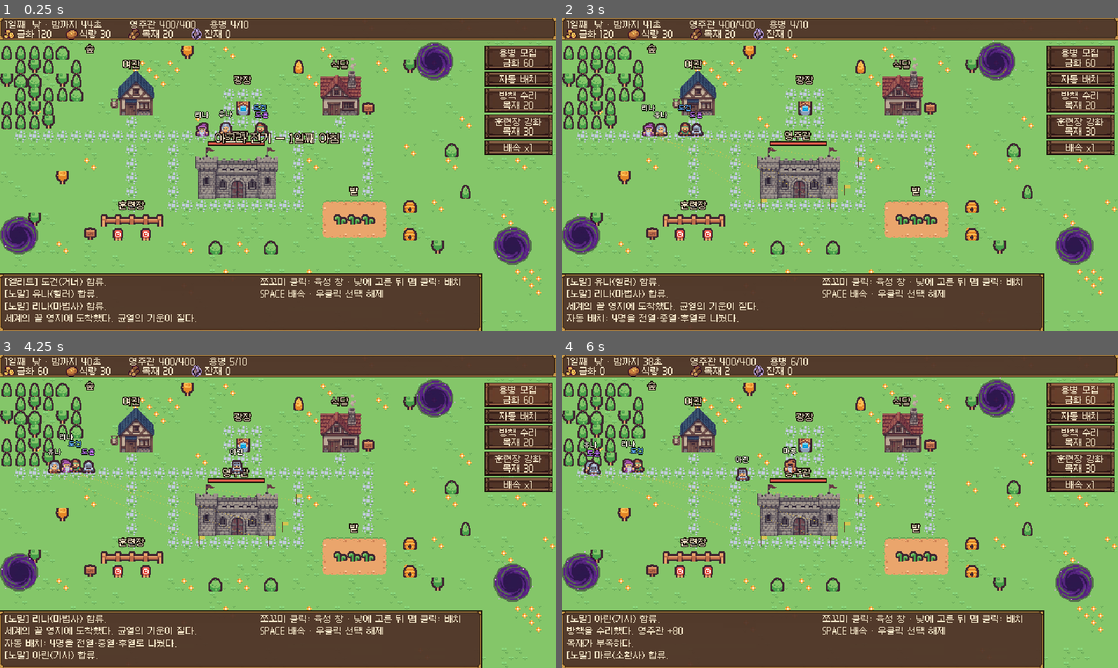
Above: before the commit, frames 1-4 (two rows, left to right).
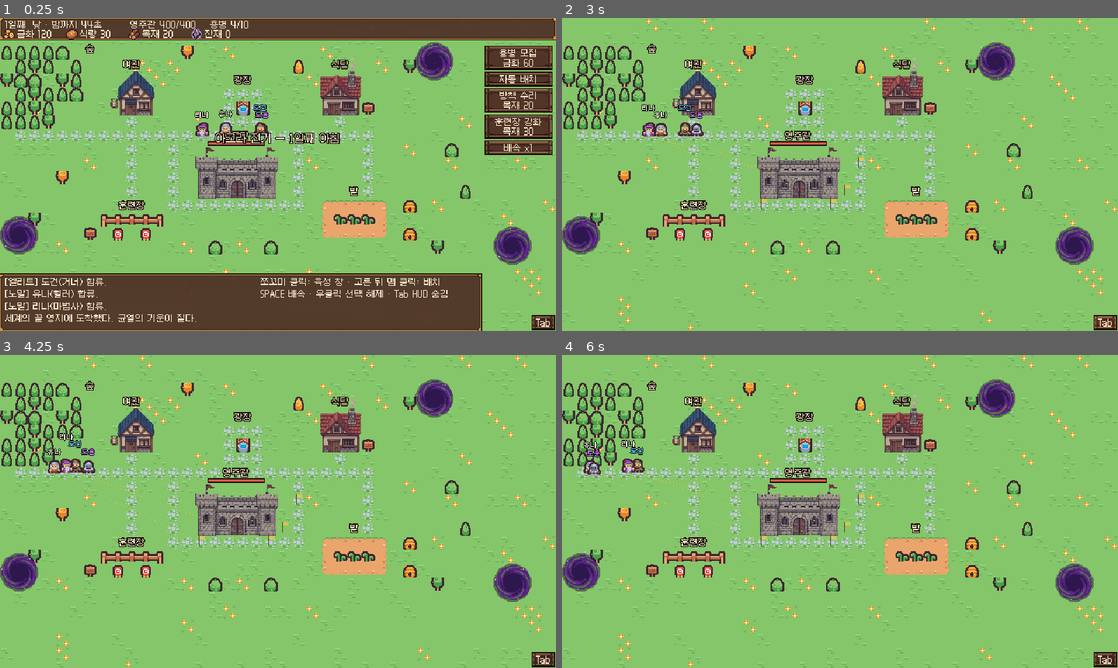
Above: after the commit, the same moments.

Repository: minjs-maxjs/game2
Game: Godot game, scene res://scenes/main.tscn
The game is run twice, just before and just after one commit, with the same random seed, the same clock (stepped at 60 frames per second) and the same inputs.
Inputs (mouse positions are in pixels of both pictures, inside the frame that each line leads up to):
- Up to frame 1 (0.25 s): no input
- Up to frame 2 (3 s): click "자동 배치" at 0.5 s; click "배속 x1" at 1.25 s; click "배속 x2" at 2 s; click (1106, 321) at 2.75 s, where only the run after the commit has a clickable "Tab"
- Up to frame 3 (4.25 s): click (517, 395) at 3.5 s, where only the run before the commit has a clickable "용병 모집 금화 60"
- Up to frame 4 (6 s): click (1079, 436) at 4.25 s, where only the run before the commit has a clickable "방책 수리 목재 20"; click (1079, 464) at 5 s, where only the run before the commit has a clickable "훈련장 강화 목재 30"; click (1079, 395) at 5.75 s, where only the run before the commit has a clickable "용병 모집 금화 60"

The runs differ from the first frame. In frame 1, 0.5% of the frame differs, in the area x 63-100%, y 83-100%; in frame 2, 27%; in frame 3, 27%; in frame 4, 28%, in the area x 0-100%, y 0-100%.

Commit message:
배치 보완: 성 위기 방어, 밤 배치, HUD 클릭 판정과 숨김
- 성 위기(영주관 둘레 5칸 안 마물 또는 3초 안 피격) 동안 배치를 떠나 성을 지킨다.
  내 교전 반경 안 마물이 먼저, 없으면 영주관 쪽 마물 중 가까운 것부터.
  전환·목표는 1.5초 유지해 왔다 갔다를 막고, 위기가 끝나면 담당 칸으로 복귀
- 밤에도 배치 지정·변경·해제. 밤에 쪼꼬미를 고르는 동안 0.2배속, 끝나면 고른 배속 복구
- 배치 거부를 HUD 띠 근사 대신 실제 마우스를 받는 컨트롤로 판정
- Tab 키·오른쪽 아래 버튼으로 HUD 숨김 (육성 창이 가린 자리에도 배치 가능)
- 테스트: 성 위기 이탈·복귀·왕복 없음, 밤 배치·이동·배속 복구, 우상단 배치

Co-Authored-By: Claude Opus 5.5 <noreply@anthropic.com>

Diff:
--- a/scripts/deployment.gd
+++ b/scripts/deployment.gd
@@ -1,5 +1,7 @@
 extends Node2D
-## 쪼꼬미별 배치: 낮 동안 쪼꼬미마다 지킬 칸(post_pos)을 정하고, 밤에는 그 칸에서 leash 안만 싸운다.
+## 쪼꼬미별 배치: 쪼꼬미마다 지킬 칸(post_pos)을 정하고, 밤에는 그 칸에서 leash 안만 싸운다.
+## - 낮·밤 언제든 배치할 수 있다. 밤에 쪼꼬미를 고르고 있는 동안은 시간이 NIGHT_EDIT_SPEED로 느려진다.
+## - 성 위기(영주관 가까이 마물, 또는 최근 피격)에는 배치를 잠시 떠나 영주관을 지킨다.
 ## - 수동 배치: 쪼꼬미를 고른 뒤 맵을 클릭 → 그 칸(16px 격자)에 배치. 같은 쪼꼬미를 다시 클릭하면 해제.
 ## - 자동 배치: 균열 → 영주관 길 위에 전열(근접) · 중열(소환) · 후열(원거리·광역·치유)로 고르게 나눈다.
 ## 마커(깃발 + 점선)는 낮 동안 모두, 밤에는 선택한 쪼꼬미 것만 보인다.
@@ -11,10 +13,22 @@
 ## 영주관 앞에서 균열 쪽으로 잰 열별 거리(px): 전열 · 중열 · 후열
 const ROW_DIST := [112.0, 80.0, 48.0]
 const ROW_OF_STYLE := {"melee": 0, "summon": 1}   # 나머지(ranged, aoe, heal)는 후열(2)
+## 성 위기: 영주관 둘레 CRISIS_TILES칸 안에 마물이 있거나, 최근 CRISIS_HIT_SECS초 안에 영주관이 맞았다.
+const CRISIS_TILES := 5
+const CRISIS_HIT_SECS := 3.0
+## 배치↔성 방어 전환, 성 방어 목표를 바꾼 뒤 최소 유지 시간 (왔다 갔다 방지)
+const SWITCH_HOLD := 1.5
+## 성 방어 중 "내 교전 반경" = 사거리 + 이만큼
+const ENGAGE_PAD := 16.0
+## 밤에 배치를 고치는 동안의 시간 배율
+const NIGHT_EDIT_SPEED := 0.2
 const FLAG := Color("e8c547")
 const POLE := Color("5a3a20")
 
 var game
+var hall_crisis := false
+var last_hall_hit := -999.0
+var _saved_speed := -1.0   # 느리게 하기 전 배속 (-1 = 느리게 하는 중 아님)
 
 
 func _ready() -> void:
@@ -22,7 +36,75 @@
 
 
 func _process(_delta: float) -> void:
+	update_crisis()
+	_update_slow()
 	queue_redraw()
+
+
+func _exit_tree() -> void:
+	if _saved_speed >= 0.0:
+		Engine.time_scale = _saved_speed
+
+
+# ------------------------------------------------------------------ 성 위기
+
+func note_hall_hit() -> void:
+	last_hall_hit = game.elapsed
+
+
+func update_crisis() -> void:
+	hall_crisis = game.is_night and (game.elapsed - last_hall_hit < CRISIS_HIT_SECS 		or hall_threat(game.hall_rect.get_center()) != null)
+
+
+## 영주관 테두리에서 p까지의 거리 (안쪽이면 0).
+func hall_dist(p: Vector2) -> float:
+	var r: Rect2 = game.hall_rect
+	return p.distance_to(p.clamp(r.position, r.end))
+
+
+## 영주관 둘레 CRISIS_TILES칸 안의 마물 중 from에 가장 가까운 것.
+func hall_threat(from: Vector2):
+	var best = null
+	var best_d := INF
+	for mo in game.monsters:
+		if not is_instance_valid(mo) or hall_dist(mo.position) > CRISIS_TILES * TILE:
+			continue
+		var d: float = mo.position.distance_to(from)
+		if d < best_d:
+			best_d = d
+			best = mo
+	return best
+
+
+# ------------------------------------------------------------------ 배속 (밤 배치 중 느리게)
+
+## 사용자가 고른 배속. 느리게 하는 중이면 끝난 뒤 돌아갈 값.
+func base_speed() -> float:
+	return _saved_speed if _saved_speed >= 0.0 else Engine.time_scale
+
+
+func set_base_speed(v: float) -> void:
+	if _saved_speed >= 0.0:
+		_saved_speed = v
+	else:
+		Engine.time_scale = v
+
+
+func is_slowed() -> bool:
+	return _saved_speed >= 0.0
+
+
+func _update_slow() -> void:
+	var want: bool = game.is_night and not game.game_over and game.selected != null and is_instance_valid(game.selected)
+	if want and _saved_speed < 0.0:
+		_saved_speed = Engine.time_scale
+		Engine.time_scale = NIGHT_EDIT_SPEED
+	elif not want and _saved_speed >= 0.0:
+		Engine.time_scale = _saved_speed
+		_saved_speed = -1.0
+
+
+# ------------------------------------------------------------------ 배치
 
 
 static func leash_px(style: String) -> float:
@@ -33,15 +115,30 @@
 	return Vector2(cell * TILE) + Vector2(TILE, TILE) * 0.5
 
 
-## 서 있을 수 있는 칸인가: HUD 띠·맵 밖·막힌 칸은 안 된다.
+## 서 있을 수 있는 칸인가: 맵 안이고 막히지 않은 칸.
 func is_placeable(p: Vector2) -> bool:
-	return p.y >= 27.0 and p.y <= 294.0 and Rect2(Vector2.ZERO, game.WORLD_SIZE).has_point(p) and game.is_walkable(p)
+	return Rect2(Vector2.ZERO, game.WORLD_SIZE).has_point(p) and game.is_walkable(p)
+
+
+## p에 마우스를 받는 HUD 컨트롤이 있는가 (보이는 것 중 mouse_filter가 IGNORE가 아닌 것).
+func ui_blocks(p: Vector2) -> bool:
+	return game.hud_root != null and _blocks(game.hud_root, p)
+
+
+func _blocks(c: Control, p: Vector2) -> bool:
+	for ch in c.get_children():
+		if ch is Control and ch.is_visible_in_tree():
+			if ch.mouse_filter != Control.MOUSE_FILTER_IGNORE and ch.get_global_rect().has_point(p):
+				return true
+			if _blocks(ch, p):
+				return true
+	return false
 
 
 ## 왼쪽 클릭 처리. 배치로 소비했으면 true (main은 선택을 바꾸지 않는다).
 func handle_click(p: Vector2, picked) -> bool:
 	var sel = game.selected
-	if game.is_night or sel == null or not is_instance_valid(sel):
+	if sel == null or not is_instance_valid(sel):
 		return false
 	if picked == sel:
 		if sel.post_pos == null:
@@ -51,19 +148,16 @@
 		return true
 	if picked != null:
 		return false   # 다른 쪼꼬미를 누르면 선택만 바뀐다
-	if not is_placeable(p):
+	if ui_blocks(p) or not is_placeable(p):
 		game.add_log("그곳에는 배치할 수 없다.")
 		return true
 	sel.post_pos = game.cell_of(p)
-	game.add_log("%s 배치. 밤에 이 자리를 지킨다." % sel.merc_name)
+	game.add_log("%s 배치. %s" % [sel.merc_name, "곧바로 그 자리로 간다." if game.is_night else "밤에 이 자리를 지킨다."])
 	return true
 
 
 ## 직업별 열 × 균열 길을 번갈아 고르게 채운다. 쓰러진 쪼꼬미도 자리는 받는다.
 func auto_deploy() -> void:
-	if game.is_night:
-		game.add_log("밤에는 배치를 바꿀 수 없다.")
-		return
 	var lanes: Array = []
 	for r in game.rifts:
 		lanes.append(_lane_points(r))
--- a/scripts/main.gd
+++ b/scripts/main.gd
@@ -69,6 +69,8 @@
 var font_l: FontFile
 
 var modulate_node: CanvasModulate
+var hud_root: Control      # HUD 전체 (배치 클릭이 UI에 막히는지 판정할 때 쓴다)
+var hud_body: Control      # Tab으로 숨기는 부분
 var hud_label: Label
 var res_labels: Array[Label] = []
 var info_label: Label
@@ -219,6 +221,7 @@
 	if game_over:
 		return
 	hall_hp -= amount
+	deployment.note_hall_hit()
 	if hall_hp <= 0.0:
 		hall_hp = 0.0
 		game_over = true
@@ -281,6 +284,8 @@
 			get_tree().reload_current_scene()
 		elif key.keycode == KEY_SPACE:
 			_on_speed()
+		elif key.keycode == KEY_TAB:
+			toggle_hud()
 		return
 	var mb := event as InputEventMouseButton
 	if mb == null or not mb.pressed:
@@ -529,8 +534,13 @@
 
 
 func _on_speed() -> void:
-	Engine.time_scale = 2.0 if Engine.time_scale < 1.5 else 1.0
-	speed_button.text = "배속 x%d" % int(Engine.time_scale)
+	deployment.set_base_speed(2.0 if deployment.base_speed() < 1.5 else 1.0)
+	speed_button.text = "배속 x%d" % int(deployment.base_speed())
+
+
+## Tab: HUD를 숨기면 맵 전체가 보이고 클릭된다 (선택은 유지되어 배치할 수 있다).
+func toggle_hud() -> void:
+	hud_body.visible = not hud_body.visible
 
 
 # ------------------------------------------------------------------ HUD
@@ -591,11 +601,20 @@
 func _build_hud() -> void:
 	var layer := CanvasLayer.new()
 	add_child(layer)
+	hud_root = Control.new()
+	hud_root.size = WORLD_SIZE
+	hud_root.mouse_filter = Control.MOUSE_FILTER_IGNORE
+	hud_root.theme = _make_theme()
+	layer.add_child(hud_root)
 	var root := Control.new()
 	root.size = WORLD_SIZE
 	root.mouse_filter = Control.MOUSE_FILTER_IGNORE
-	root.theme = _make_theme()
-	layer.add_child(root)
+	hud_root.add_child(root)
+	hud_body = root
+	var hide_btn := _add_button(hud_root, "Tab", toggle_hud)
+	hide_btn.position = Vector2(612, 342)
+	hide_btn.size = Vector2(26, 16)
+	hide_btn.tooltip_text = "HUD 숨김/보임"
 
 	var top := Panel.new()
 	top.position = Vector2(-1, -1)
@@ -694,8 +713,7 @@
 	if selected != null and is_instance_valid(selected):
 		info_label.text = selected.describe()
 	else:
-		info_label.text = "쪼꼬미 클릭: 육성 창 · 낮에 고른 뒤 맵 클릭: 배치
-SPACE 배속 · 우클릭 선택 해제"
+		info_label.text = "쪼꼬미 클릭: 육성 창 · 고른 뒤 맵 클릭: 배치\nSPACE 배속 · 우클릭 선택 해제 · Tab HUD 숨김"
 	_update_growth_panel()
 
 
--- a/scripts/mercenary.gd
+++ b/scripts/mercenary.gd
@@ -65,6 +65,10 @@
 var action := ""
 var ate := false
 var retreating := false   # 한번 후퇴하면 RETREAT_UNTIL까지 여관에 머문다
+var defending := false    # 성 위기로 배치를 떠나 영주관을 지키는 중
+var mode_lock := 0.0      # 배치↔성 방어를 바꾼 뒤 남은 유지 시간
+var night_target = null   # 성 방어 중 붙잡은 마물
+var target_lock := 0.0    # night_target을 유지할 남은 시간
 var target_pos := Vector2.ZERO
 var doing_time := 0.0
 var attack_cd := 0.0
@@ -345,7 +349,10 @@
 		return
 	if style() == "heal" and _try_heal(delta):
 		return
-	# 담당 칸에서 너무 멀어졌으면(밀림·길 우회) 먼저 돌아간다
+	if _update_defend(delta):
+		_defend_hall(delta)
+		return
+	# 담당 칸에서 너무 멀어졌으면(밀림·길 우회·성 방어 뒤) 먼저 돌아간다
 	if has_post() and position.distance_to(post_center()) > leash() + 8.0:
 		activity = "복귀"
 		_move_to(post_center(), delta)
@@ -357,13 +364,58 @@
 		if position.distance_to(guard) > 4.0:
 			_move_to(guard, delta)
 		return
+	_fight(target, delta)
+
+
+## 성 위기면 배치를 떠난다. 바꾼 뒤 SWITCH_HOLD초는 되돌리지 않는다 (왔다 갔다 방지).
+func _update_defend(delta: float) -> bool:
+	mode_lock = maxf(0.0, mode_lock - delta)
+	target_lock = maxf(0.0, target_lock - delta)
+	var want: bool = has_post() and game.deployment.hall_crisis
+	if want != defending and mode_lock <= 0.0:
+		defending = want
+		mode_lock = Deployment.SWITCH_HOLD
+		night_target = null
+	return defending
+
+
+## 성 방어: 내 교전 반경 안 마물이 먼저, 없으면 영주관 쪽 마물 중 나와 가까운 것부터.
+func _defend_hall(delta: float) -> void:
+	var t = night_target
+	if t == null or not is_instance_valid(t) or not game.monsters.has(t) or target_lock <= 0.0:
+		t = _nearest_monster(position, attack_range + Deployment.ENGAGE_PAD)
+		if t == null:
+			t = game.deployment.hall_threat(position)
+		night_target = t
+		target_lock = Deployment.SWITCH_HOLD if t != null else 0.0
+	if t == null:
+		activity = "성 방어"
+		var guard: Vector2 = game.buildings["hall"]["spot"] + guard_offset
+		if position.distance_to(guard) > 4.0:
+			_move_to(guard, delta)
+		return
+	_fight(t, delta)
+
+
+func _nearest_monster(from: Vector2, radius: float):
+	var best = null
+	var best_d := radius
+	for mo in game.monsters:
+		if is_instance_valid(mo) and mo.position.distance_to(from) <= best_d:
+			best_d = mo.position.distance_to(from)
+			best = mo
+	return best
+
+
+## 다가가서 친다. 배치돼 있고 성 방어 중이 아니면 leash 끝까지만 나간다.
+func _fight(target, delta: float) -> void:
 	var tpos: Vector2 = target.position
 	# 큰 마물(엘리트)은 몸이 큰 만큼 조금 떨어져서도 닿는다. 겹치지 않게.
 	var reach := attack_range + maxf(0.0, float(target.body_size) - 6.0)
 	if position.distance_to(tpos) > reach:
-		var goal := _leashed(tpos)
+		var goal := tpos if defending else _leashed(tpos)
 		if position.distance_to(goal) > 2.0:
-			activity = "돌격"
+			activity = "성 방어" if defending else "돌격"
 			_move_to(goal, delta)
 		else:
 			activity = "대기"   # leash 끝에서 마물이 다가오기를 기다린다
@@ -504,6 +556,9 @@
 
 func on_dawn() -> void:
 	retreating = false
+	defending = false
+	mode_lock = 0.0
+	night_target = null
 	clear_summons()
 	if downed:
 		downed = false
@@ -599,7 +654,7 @@
 	top -= mini(stack, 3) * 8
 	_label(f, merc_name, top - 5, name_col)
 	# 행동 이름은 선택했을 때와 위급 상태일 때만, 이름 위에 (겹침 방지)
-	if game.selected == self or activity in ["후퇴", "친구 구출", "배고픔", "치유"]:
+	if game.selected == self or activity in ["후퇴", "친구 구출", "배고픔", "치유", "성 방어"]:
 		_label(f, activity, top - 13, Color(1, 1, 1, 0.85))
 
 
--- a/tests/growth_test.gd
+++ b/tests/growth_test.gd
@@ -164,9 +164,13 @@
 	main.is_night = false
 	main.select(km)
 	var spot: Vector2 = main.buildings["hall"]["spot"] + Vector2(53, 5)
-	check(dep.handle_click(spot, null) and km.post_pos == main.cell_of(spot), "맵 클릭으로 배치 (칸 %s)" % [km.post_pos])
+	# 고르면 육성 창이 맵 오른쪽을 가린다 → 그 자리는 창이 클릭을 받는다
+	check(dep.handle_click(spot, null) and km.post_pos == null, "육성 창이 가린 곳은 배치 거부")
+	main.toggle_hud()
+	check(dep.handle_click(spot, null) and km.post_pos == main.cell_of(spot), "HUD를 숨기면 그 자리에 배치 (칸 %s)" % [km.post_pos])
+	main.toggle_hud()
 	var cell = km.post_pos
-	check(dep.handle_click(Vector2(100, 10), null) and km.post_pos == cell, "HUD 띠는 배치 거부")
+	check(dep.handle_click(Vector2(100, 10), null) and km.post_pos == cell, "HUD 윗줄(보일 때)은 배치 거부")
 	check(dep.handle_click(main.buildings["hall"]["pos"], null) and km.post_pos == cell, "건물(막힌 칸)은 배치 거부")
 	check(dep.handle_click(km.position, km) and km.post_pos == null, "같은 쪼꼬미를 다시 누르면 배치 해제")
 
@@ -229,6 +233,74 @@
 	check(all_ok and cells.size() == main.mercs.size(), "자동 배치: %d명 모두 서로 다른 빈 칸" % main.mercs.size())
 	check(front > back, "자동 배치: 전열이 후열보다 앞 (전열 %.0f · 후열 %.0f)" % [front, back])
 
+	# 13) (c) 우상단: 오른쪽 메뉴 버튼 밑 칸은 HUD가 보이면 거부, 숨기면 배치. 메뉴 아래 빈 곳은 그냥 배치
+	main.select(km)
+	var tr_cell: Vector2i = dep._free_cell(Vector2(596, 44), {})
+	var tr: Vector2 = dep.cell_center(tr_cell)
+	km.post_pos = null
+	check(dep.ui_blocks(tr) and dep.handle_click(tr, null) and km.post_pos == null, "우상단 메뉴 버튼 위는 거부 (%s)" % tr)
+	main.toggle_hud()
+	check(dep.handle_click(tr, null) and km.post_pos == tr_cell, "HUD를 숨기면 우상단 %s 배치" % tr_cell)
+	main.toggle_hud()
+	var free_tr: Vector2 = dep.cell_center(dep._free_cell(Vector2(600, 200), {}))
+	check(not dep.ui_blocks(free_tr) and dep.handle_click(free_tr, null) and km.post_pos == main.cell_of(free_tr), "메뉴 아래 빈 곳 %s 은 HUD가 보여도 배치" % free_tr)
+
+	# 14) (b) 밤에도 배치: 지정하면 그 칸으로 길을 찾아 간다. 고르는 동안 시간은 0.2배, 배속은 끝나면 복구
+	main.is_night = true
+	main.monsters.clear()
+	var night_post: Vector2 = dep.cell_center(dep._free_cell(Vector2(120, 190), {}))
+	check(dep.handle_click(night_post, null) and km.post_pos == main.cell_of(night_post), "밤에 배치 지정 성공")
+	var d0: float = km.position.distance_to(night_post)
+	for i in 240:
+		km._night(1.0 / 60.0)
+	check(km.position.distance_to(night_post) < d0 - 30.0, "밤 배치 칸으로 이동 (%.0f → %.0f)" % [d0, km.position.distance_to(night_post)])
+	Engine.time_scale = 1.0
+	dep._update_slow()
+	check(is_equal_approx(Engine.time_scale, dep.NIGHT_EDIT_SPEED), "밤에 고르는 동안 0.2배속")
+	main._on_speed()
+	check(is_equal_approx(Engine.time_scale, dep.NIGHT_EDIT_SPEED) and is_equal_approx(dep.base_speed(), 2.0), "느린 동안 배속 버튼은 돌아갈 배속만 바꾼다")
+	main.select(null)
+	dep._update_slow()
+	check(is_equal_approx(Engine.time_scale, 2.0), "선택을 풀면 고른 배속(x2)으로 복구")
+	main._on_speed()
+	Engine.time_scale = 1.0
+
+	# 15) (a) 성 위기: 영주관 옆 마물 → 멀리 배치된 쪼꼬미가 떠나 접근, 위기가 끝나면 복귀
+	km.post_pos = main.cell_of(night_post)
+	km.position = night_post
+	km.hp = km.max_hp
+	km.defending = false
+	km.mode_lock = 0.0
+	var raider = preload("res://scripts/monster.gd").new()
+	raider.game = main
+	raider.hp = 99999.0
+	main.add_child(raider)
+	main.monsters.append(raider)
+	raider.position = Vector2(272, 214)   # 영주관 바로 아래
+	dep.last_hall_hit = -999.0
+	var gap0: float = km.position.distance_to(raider.position)
+	check(gap0 > km.leash() + km.attack_range, "시험 조건: 마물이 배치 교전 반경 밖 (%.0f)" % gap0)
+	for i in 300:
+		dep.update_crisis()
+		km._night(1.0 / 60.0)
+	check(dep.hall_crisis and km.defending, "영주관 가까이 마물 → 성 위기, 배치 이탈")
+	check(km.position.distance_to(raider.position) < gap0 - 40.0 and km.position.distance_to(night_post) > km.leash(),
+		"성 쪽으로 접근 (%.0f → %.0f)" % [gap0, km.position.distance_to(raider.position)])
+	main.monsters.clear()
+	raider.queue_free()
+	var flips := 0
+	var was: bool = km.defending
+	for i in 900:
+		dep.update_crisis()
+		km._night(1.0 / 60.0)
+		if km.defending != was:
+			flips += 1
+			was = km.defending
+	check(not dep.hall_crisis and not km.defending and km.position.distance_to(night_post) <= 4.0,
+		"위기가 끝나면 배치 칸으로 복귀 (%.1f)" % km.position.distance_to(night_post))
+	check(flips == 1, "위기 해제 뒤 왔다 갔다 없음 (전환 %d번)" % flips)
+	main.is_night = false
+
 	print("RESULT %s (%d failures)" % ["PASS" if failures == 0 else "FAIL", failures])
 	quit(0 if failures == 0 else 1)
 	return true
Not shown, added: docs/screenshots/deploy.png.import
Not shown, added: scripts/deployment.gd.uid
Not shown, changed: CLAUDE.md
Not shown, changed: docs/기획서_v0.5.md
